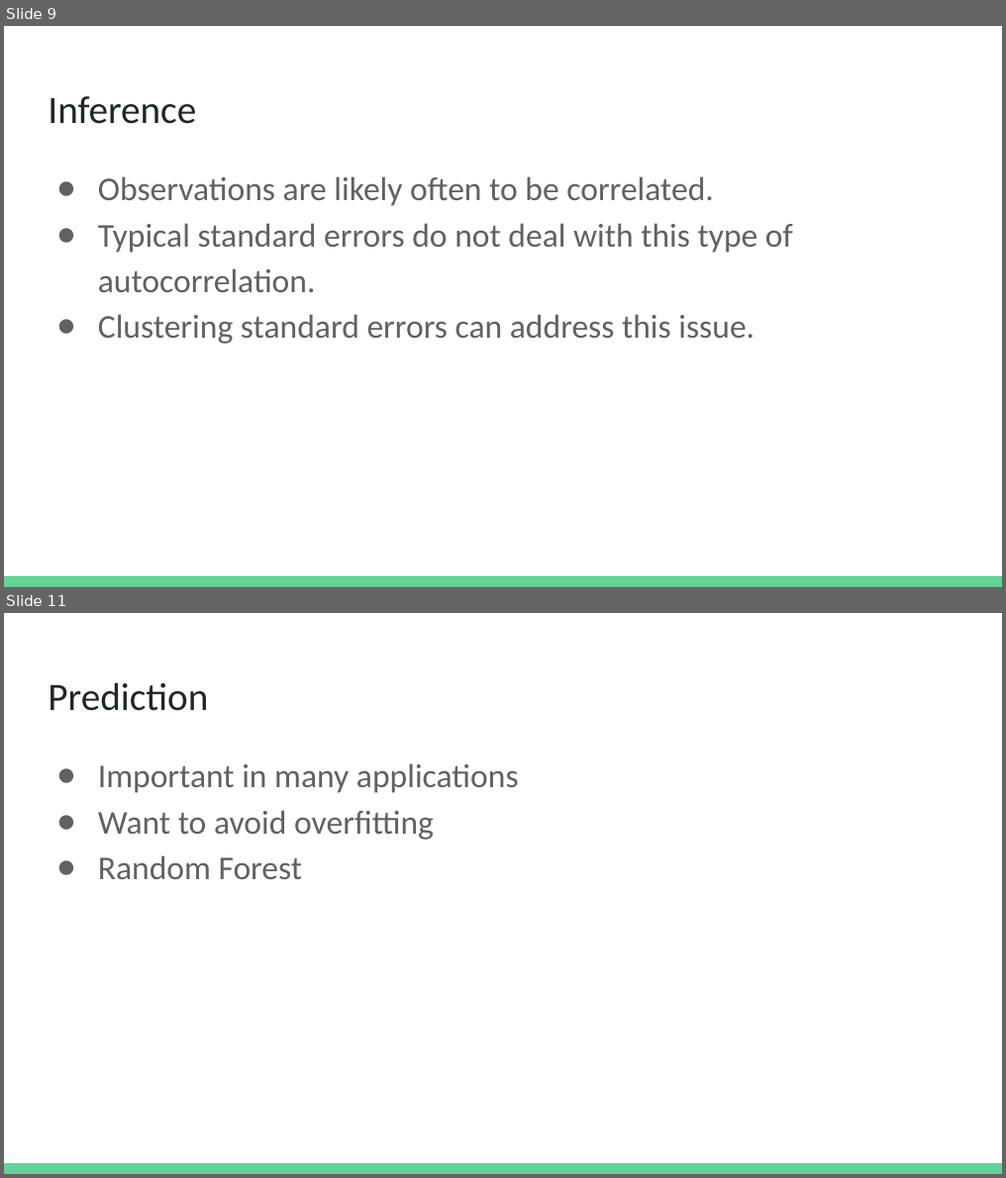
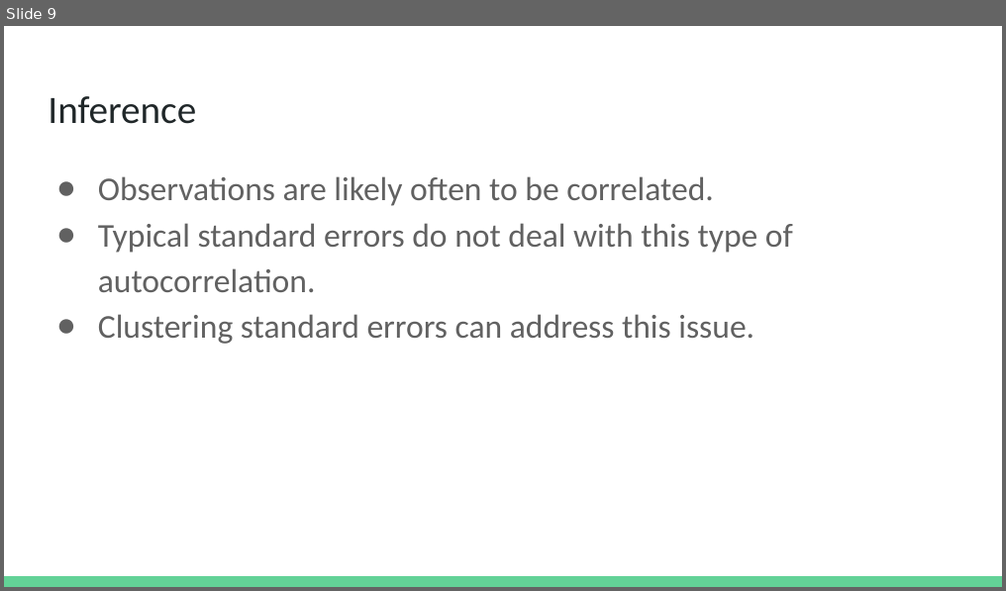
Before and after one commit to jeffdenning/jeffdenning.com, a slide deck: teaching/Texas/PA 397C/Lecture Notes/Review.pptx. Shown one above the other, each under a label of ours: slides 9 and 11 before the commit, slide 9 after it; the slides between them are not shown. The pictures are 1006x1178 and 1006x591 pixels, drawn with LibreOffice and Linux fonts; fonts in the diff are those of the drawing. Boxes give left, top, right and bottom in pixels: in the first picture for what was removed or moved away, otherwise in the second. Text is boxed around its words. In the diff, an @@ line names an element or a change of style, - is before the commit and + after.

```diff
--- a/teaching/Texas/PA 397C/Lecture Notes/Review.pptx
+++ b/teaching/Texas/PA 397C/Lecture Notes/Review.pptx
@@ slide 11 removed at (4,613,1002,1174), background #FFFFFF; not listed: 1 template element that a slide beside it also shows @@
@@ title removed at (48,682,208,711) @@
-Prediction
@@ text removed at (98,763,519,879) @@
-● Important in many applications
-● Want to avoid overfitting
-● Random Forest
```
Also in this commit, not shown: 1 slide changed, 1 other slide removed.
